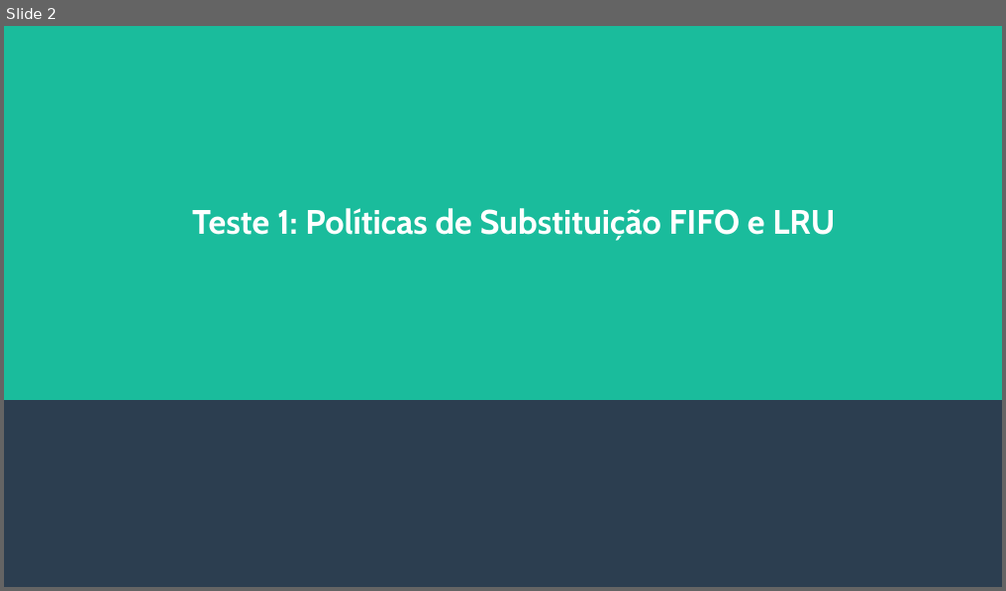
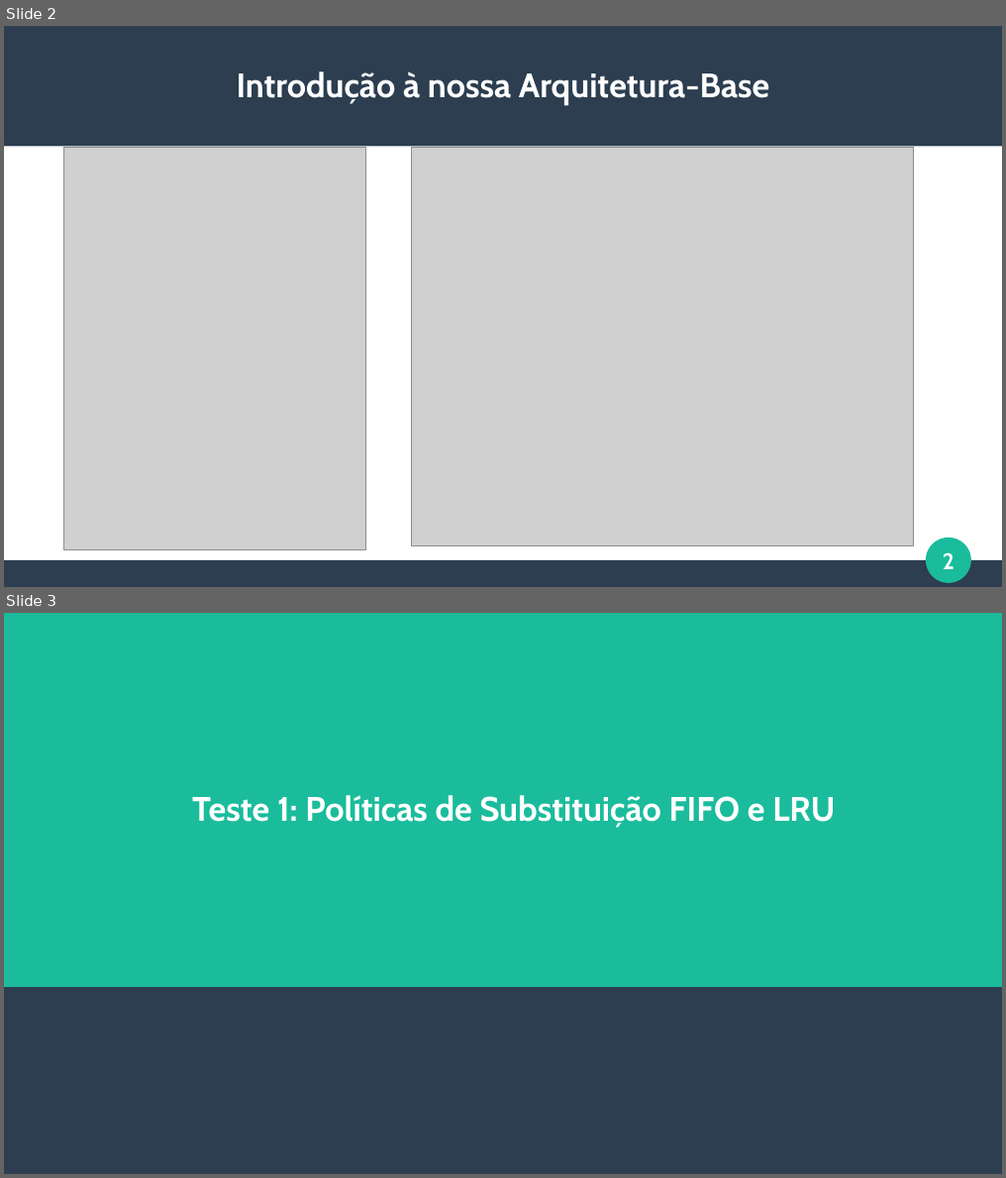
Before and after one commit to RafaelAmauri/Arquitetura-de-Computadores-3, a slide deck: Amnesia/Slides e Coisas/Apresentacao.odp. Shown one above the other, each under a label of ours: slide 2 before the commit, slides 2 and 3 after it. The pictures are 1006x591 and 1006x1178 pixels, drawn with LibreOffice and Linux fonts; fonts in the diff are those of the drawing; grey boxes stand for pictures. Boxes give left, top, right and bottom in pixels: in the first picture for what was removed or moved away, otherwise in the second. Text is boxed around its words. In the diff, an @@ line names an element or a change of style, - is before the commit and + after.

Commit message:
[feat] Mudanca slide intro

```diff
--- a/Amnesia/Slides e Coisas/Apresentacao.odp
+++ b/Amnesia/Slides e Coisas/Apresentacao.odp
@@ slide 2 added at (x1=4, y1=26, x2=1002, y2=587), background #FFFFFF @@
@@ rectangle added at (x1=4, y1=26, x2=1002, y2=147), fill #2C3E50 @@
@@ title added at (x1=237, y1=72, x2=769, y2=105), 27 pt, text #FFFFFF, bold @@
+Introdução à nossa Arquitetura-Base
@@ picture added at (x1=63, y1=148, x2=366, y2=551) @@
@@ picture added at (x1=412, y1=148, x2=914, y2=547) @@
@@ ellipse added at (x1=927, y1=539, x2=971, y2=583), fill #1ABC9C, outline #1ABC9C 0.85 pt @@
@@ page number added at (x1=943, y1=553, x2=954, y2=570), 18 pt, text #FFFFFF, bold @@
+2
@@ rectangle added at (x1=4, y1=562, x2=1002, y2=587), fill #2C3E50 @@
@@ what was slide 2 is now slide 3 @@
```
Also in this commit, not shown: 2 slides changed, 1 other file.
